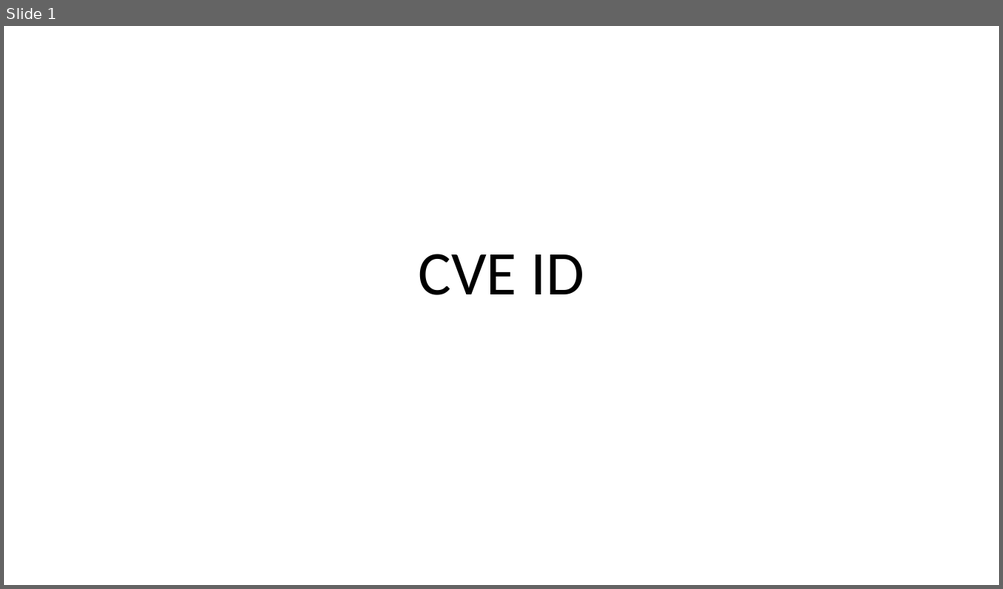
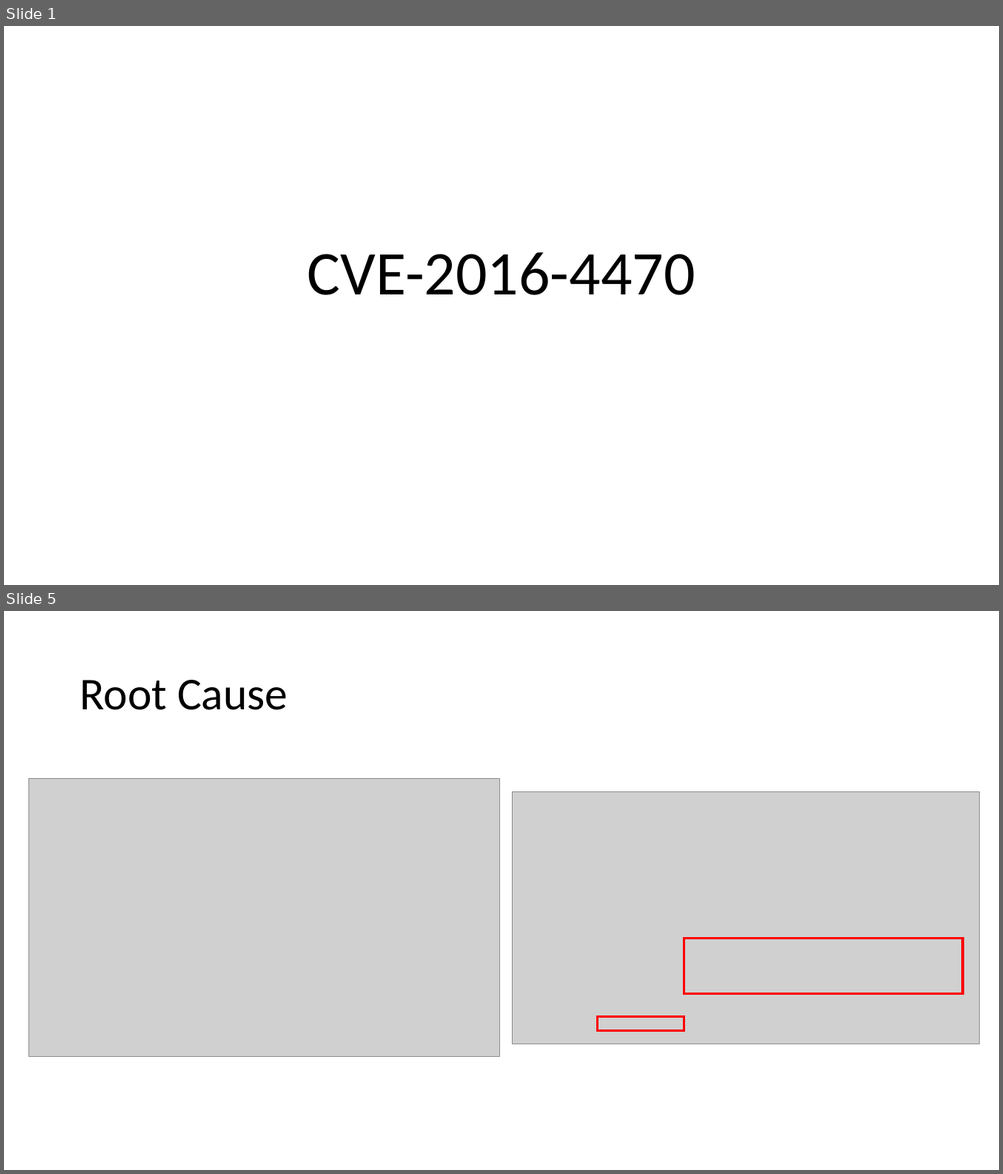
Before and after one commit to mudongliang/Kernel_Vulnerabilities, a slide deck: UAF/2016/CVE-2016-4470.pptx. Shown one above the other, each under a label of ours: slide 1 before the commit, slides 1 and 5 after it; the slides between them are not shown. The pictures are 1003x589 and 1003x1174 pixels, drawn with LibreOffice and Linux fonts; fonts in the diff are those of the drawing; grey boxes stand for pictures. Boxes give left, top, right and bottom in pixels: in the first picture for what was removed or moved away, otherwise in the second. Text is boxed around its words. In the diff, an @@ line names an element or a change of style, - is before the commit and + after.

```diff
--- a/UAF/2016/CVE-2016-4470.pptx
+++ b/UAF/2016/CVE-2016-4470.pptx
@@ slide 5 added at <box>4,611,999,1170</box>, background #FFFFFF @@
@@ title added at <box>79,680,287,710</box>, 44 pt, text #000000 @@
+Root Cause
@@ picture added at <box>28,779,499,1057</box> @@
@@ picture added at <box>512,792,979,1044</box> @@
@@ rectangle added at <box>684,939,963,994</box>, outline #FF0000 2.25 pt @@
@@ rectangle added at <box>597,1017,684,1031</box>, outline #FF0000 2 pt @@
@@ slide 1 changed as well @@
@@ title at <box>307,252,695,295</box>: text changed @@
-CVE ID
+CVE-2016-4470
```
Also in this commit, not shown: 2 other slides changed, 4 other slides added, 2 slides removed, 1 other file.
